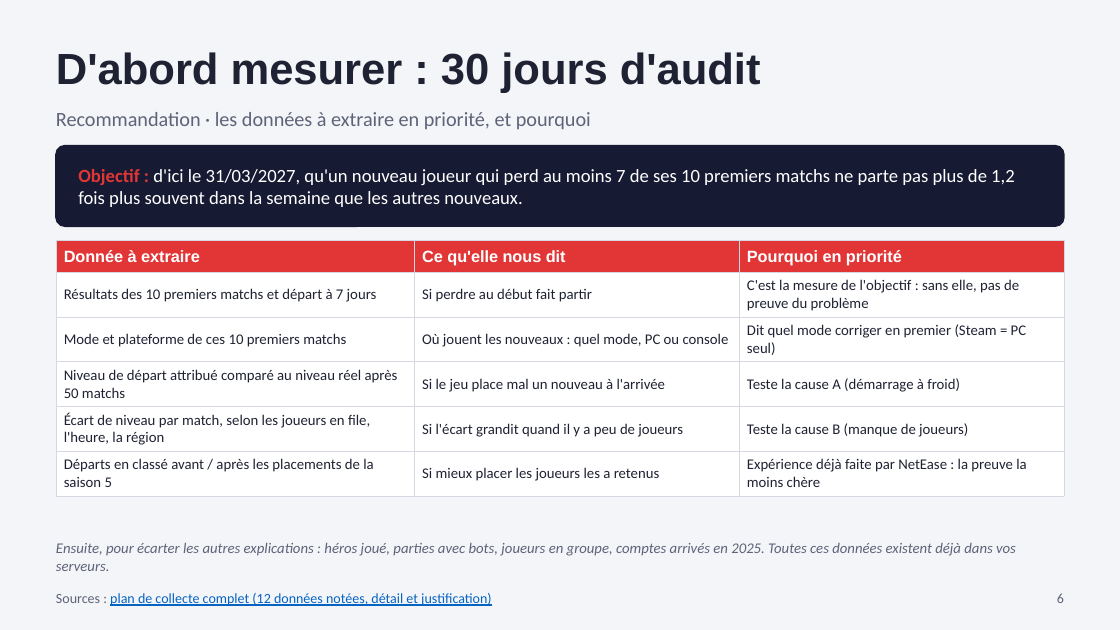
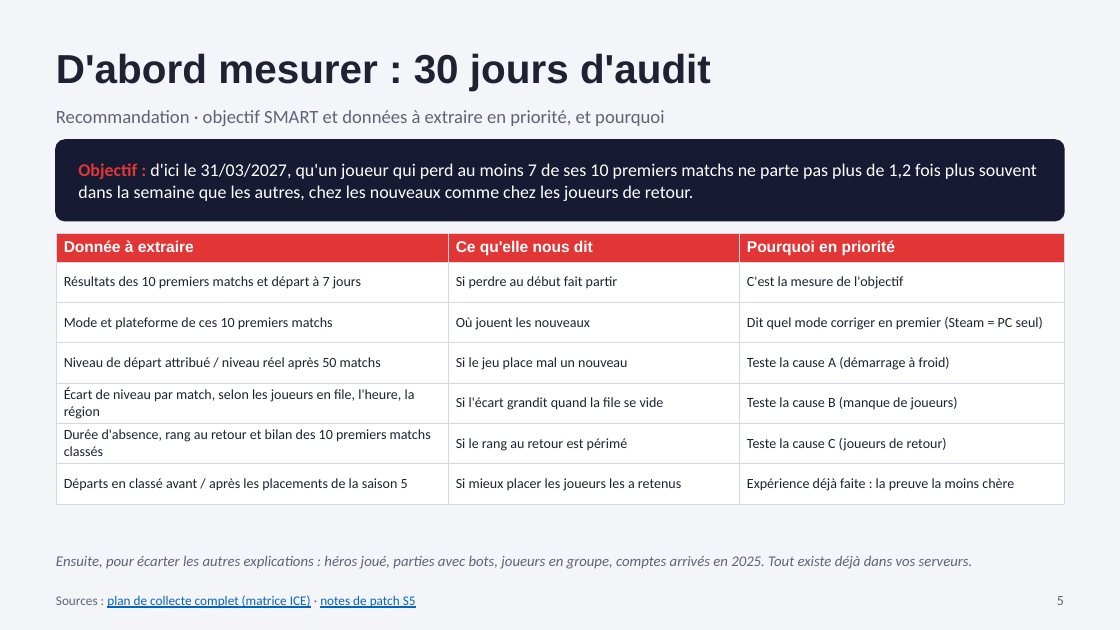
Before and after one commit to noeantoniov1-crypto/SOCIO, a slide deck: slide 5 of docs/presentation/pitch_marvel_rivals_netease.pptx (slide 6 before the commit). Drawn at 1120x630 pixels with LibreOffice and Linux fonts; fonts in the diff are those of the drawing. Boxes give left, top, right and bottom in pixels: in the first picture for what was removed or moved away, otherwise in the second. Text is boxed around its words. In the diff, an @@ line names an element or a change of style, - is before the commit and + after.

```diff
--- a/docs/presentation/pitch_marvel_rivals_netease.pptx
+++ b/docs/presentation/pitch_marvel_rivals_netease.pptx
@@ text "D'abord mesurer : 30 jours ..." at [56, 53, 711, 91]: size 28 to 26 pt @@
@@ text at [56, 110, 664, 126]: text changed; size 13 to 12 pt @@
-Recommandation · les données à extraire en priorité, et pourquoi
+Recommandation · objectif SMART et données à extraire en priorité, et pourquoi
@@ rounded rectangle: place and size @@
-rounded rectangle at [56, 146, 1064, 226]
+rounded rectangle at [56, 140, 1064, 221]
@@ text at [78, 163, 1037, 201]: text changed; size 12 to 11.5 pt @@
-Objectif : d'ici le 31/03/2027, qu'un nouveau joueur qui perd au moins 7 de ses 10 premiers matchs ne parte pas plus de 1,2 fois plus souvent dans la semaine que les autres nouveaux.
+Objectif : d'ici le 31/03/2027, qu'un joueur qui perd au moins 7 de ses 10 premiers matchs ne parte pas plus de 1,2 fois plus souvent dans la semaine que les autres, chez les nouveaux comme chez les joueurs de retour.
@@ table at [56, 233, 1064, 495] @@
-row 2: Résultats des 10 premiers matchs et départ à 7 jours | Si perdre au début fait partir | C'est la mesure de l'objectif : sans elle, pas de preuve du problème
-row 3: Mode et plateforme de ces 10 premiers matchs | Où jouent les nouveaux : quel mode, PC ou console | Dit quel mode corriger en premier (Steam = PC seul)
-row 4: Niveau de départ attribué comparé au niveau réel après 50 matchs | Si le jeu place mal un nouveau à l'arrivée | Teste la cause A (démarrage à froid)
-row 5: Écart de niveau par match, selon les joueurs en file, l'heure, la région | Si l'écart grandit quand il y a peu de joueurs | Teste la cause B (manque de joueurs)
-row 6: Départs en classé avant / après les placements de la saison 5 | Si mieux placer les joueurs les a retenus | Expérience déjà faite par NetEase : la preuve la moins chère
+row 2: Résultats des 10 premiers matchs et départ à 7 jours | Si perdre au début fait partir | C'est la mesure de l'objectif
+row 3: Mode et plateforme de ces 10 premiers matchs | Où jouent les nouveaux | Dit quel mode corriger en premier (Steam = PC seul)
+row 4: Niveau de départ attribué / niveau réel après 50 matchs | Si le jeu place mal un nouveau | Teste la cause A (démarrage à froid)
+row 5: Écart de niveau par match, selon les joueurs en file, l'heure, la région | Si l'écart grandit quand la file se vide | Teste la cause B (manque de joueurs)
+row 6: Durée d'absence, rang au retour et bilan des 10 premiers matchs classés | Si le rang au retour est périmé | Teste la cause C (joueurs de retour)
+row 7: Départs en classé avant / après les placements de la saison 5 | Si mieux placer les joueurs les a retenus | Expérience déjà faite : la preuve la moins chère
@@ table: place and size @@
-table at [56, 241, 1064, 491]
+table at [56, 233, 1064, 495]
@@ text at [56, 556, 973, 569]: text changed @@
-Ensuite, pour écarter les autres explications : héros joué, parties avec bots, joueurs en groupe, comptes arrivés en 2025. Toutes ces données existent déjà dans vos serveurs.
+Ensuite, pour écarter les autres explications : héros joué, parties avec bots, joueurs en groupe, comptes arrivés en 2025. Tout existe déjà dans vos serveurs.
@@ text at [56, 595, 416, 608]: text changed; size 9 to 8.5 pt @@
-Sources : plan de collecte complet (12 données notées, détail et justification)
+Sources : plan de collecte complet (matrice ICE) · notes de patch S5
@@ text removed at [1057, 593, 1064, 603] @@
-6
@@ text added at [1057, 596, 1064, 605], 9 pt, text #5E6378 @@
+5
```
Also in this commit, not shown: 5 other slides changed, 6 slides added, 4 slides removed, 2 other files.
